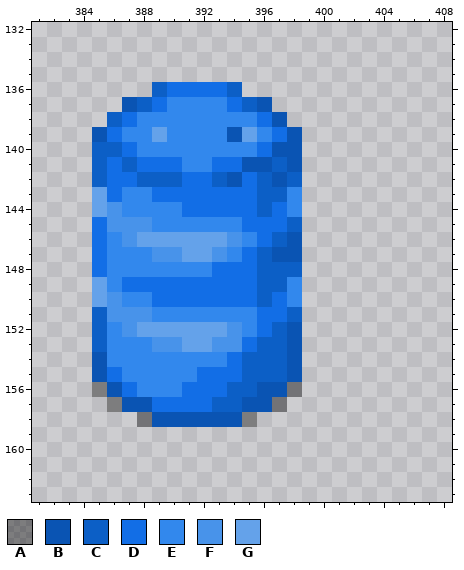
Two states of a pixel-art file, src/concept/sprite/decor.aseprite. The first picture shows the starting point.
512x512 pixels, 1 frame. Colours within 5 levels of each other are drawn and written as one. Shown: x 381..408, y 132..163. The commit also changed other parts of the picture, which this record leaves out.
Palette (. is transparent): A #00000064  B #0a54b3  C #0c5fc6  D #126ee6  E #3288ed  F #4893ea  G #64a2ea
Pixels before, first column x 385:
136 ....CDDDDC....
137 ..BCDEEEEDCB..
138 .CDEEEEEEEEDB.
139 BDEEGEEEEBGEDB
140 CCDEEEEEEEEDBB
141 CDCDDDEEDDBBCB
142 CDDCCCDDCBDCBC
143 GDEEDDDDDDDCCE
144 GFEEEEDDDDDCDE
145 DFFFEEEEEEDDDC
146 DEFGGGGGGFEDCB
147 DEEEFFGGFEDCBB
148 DEEEEEEEDDDCCC
149 GEDDDDDDDDDCCE
150 GFEEDDDDDDDCDE
151 CFFFEEEEEEEDDC
152 CEFGGGGGGFEDCB
153 CEEEFFGGFFDCCB
154 BEEEEEEEEDCCCB
155 BDEEEEEDDDCCCB
156 ABDEEEDDDCCBBA
157 .ABBDDDDCCBBA.
158 ...ABBBBBBA...
New version:
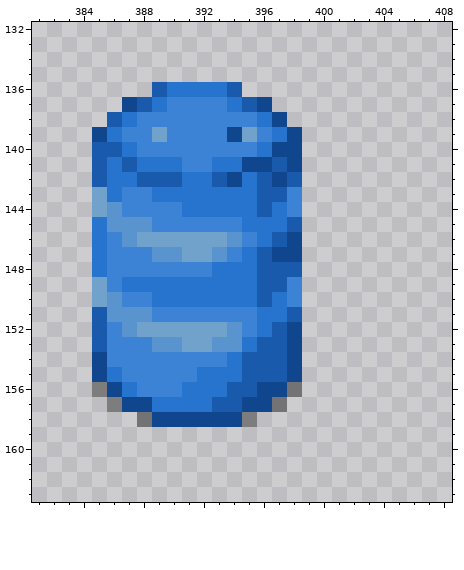
What changed:
colour B: #0a54b3 -> #10468e
colour C: #0c5fc6 -> #195aac
colour D: #126ee6 -> #2774cf
colour E: #3288ed -> #3c83d5
colour F: #4893ea -> #5a94ce
colour G: #64a2ea -> #71a2cb
Where, in picture pixels (left, top, right, bottom), the same in both pictures:
changed: (92, 82, 302, 427)
